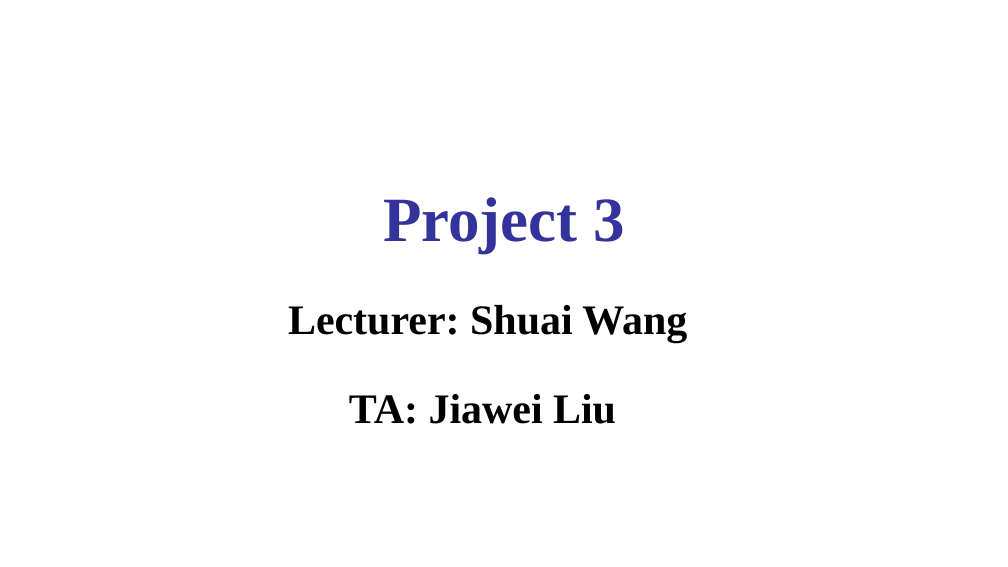
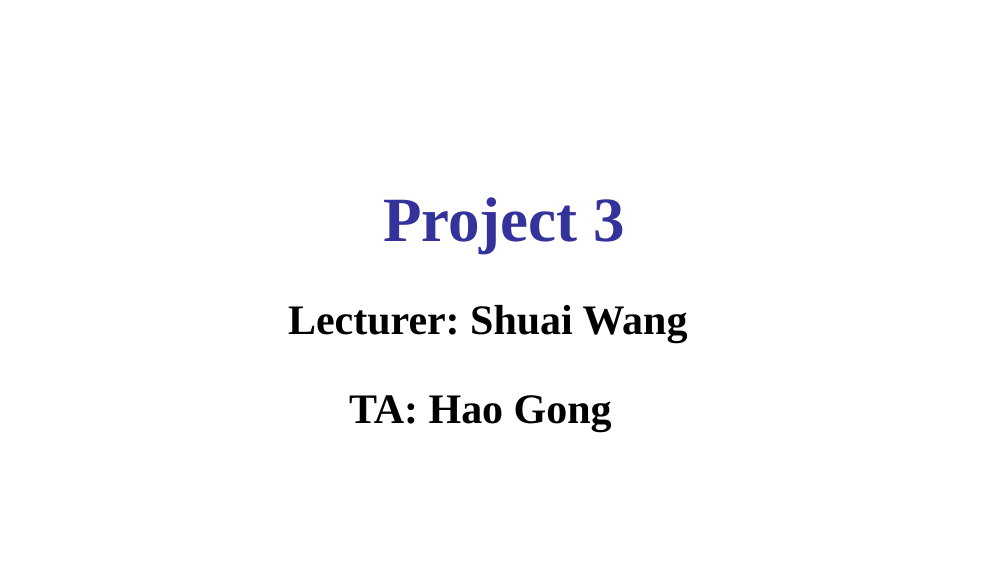
Before and after one commit to gongghao/database-labs, a slide deck: slide 1 of content/projects/project3/materials/Project_3.pptx. Drawn at 1008x567 pixels with LibreOffice and Linux fonts; fonts in the diff are those of the drawing. Boxes give left, top, right and bottom in pixels: in the first picture for what was removed or moved away, otherwise in the second. Text is boxed around its words. In the diff, an @@ line names an element or a change of style, - is before the commit and + after.

```diff
--- a/content/projects/project3/materials/Project_3.pptx
+++ b/content/projects/project3/materials/Project_3.pptx
@@ text at (349,395,612,431): text changed @@
-TA: Jiawei Liu
+TA: Hao Gong
```
Also in this commit, not shown: 21 other slides changed, 2 other files.
